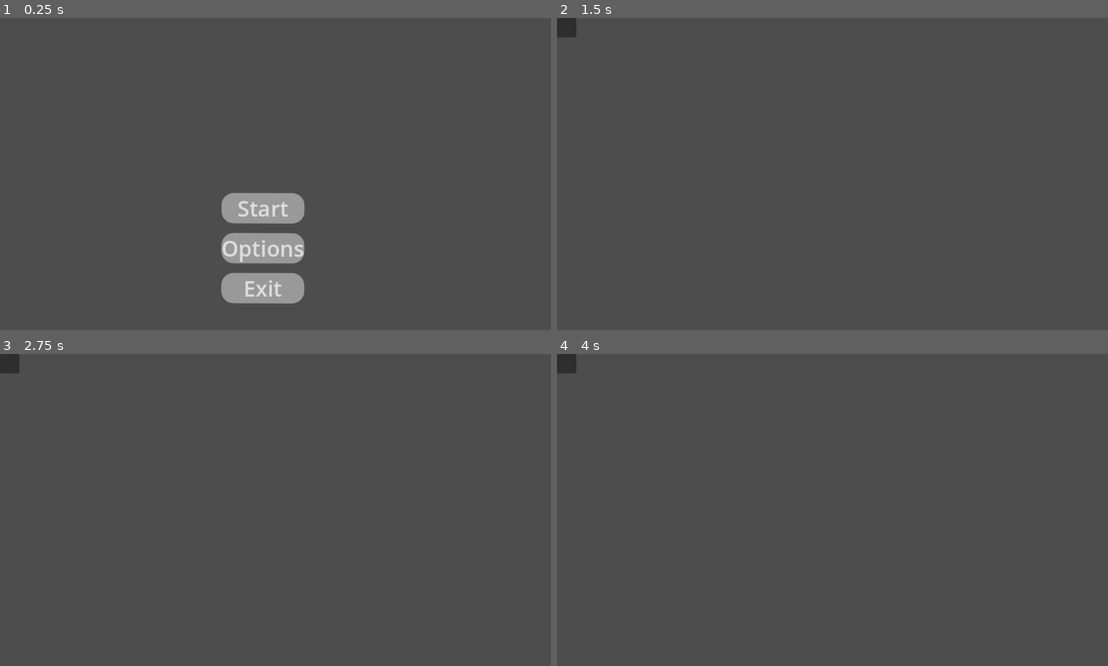
Above: before the commit, frames 1-4 (two rows, left to right).
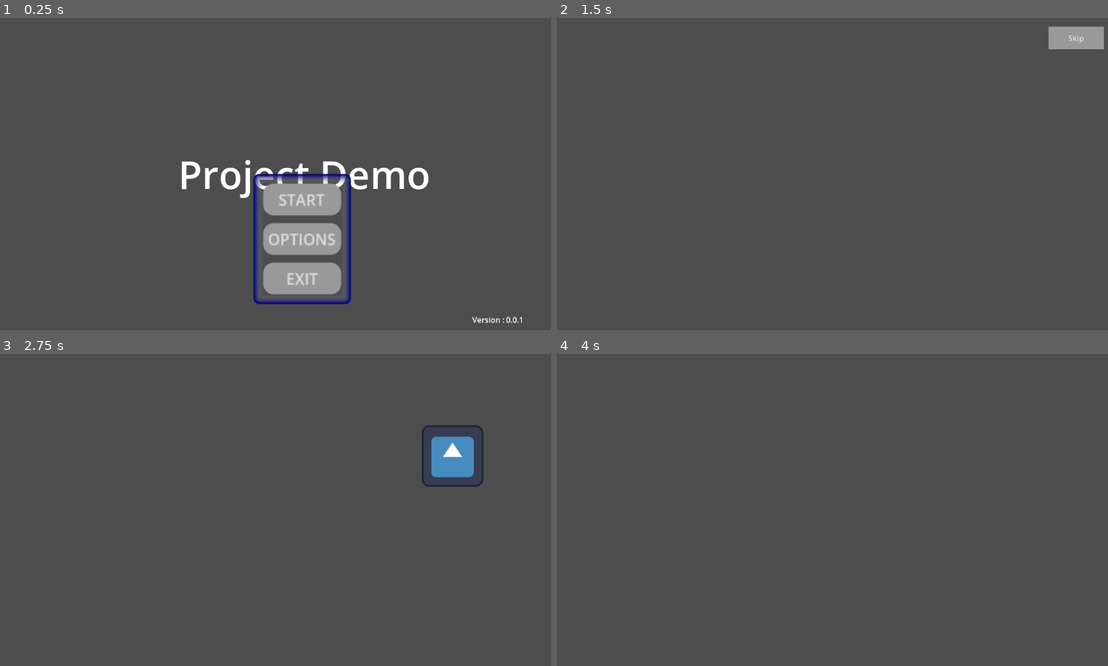
Above: after the commit, the same moments.

Repository: nakamura85/ProjectDemo_V0.0.1
Game: Godot game, scene res://mainMenu.tscn
Same seed, same stepped clock (60 frames per second), same inputs: the game is played once before the commit and once after it. The engine's default icon, where the game draws it, is replaced by a stand-in: a white triangle on a blue panel in a dark square.
Inputs (mouse positions are in pixels of both pictures, inside the frame that each line leads up to):
- Up to frame 1 (0.25 s): no input
- Up to frame 2 (1.5 s): click "Options" (after the commit: "OPTIONS") at 0.5 s; click "Start" (after the commit: "START") at 1.25 s
- Up to frame 3 (2.75 s): click (517, 372) at 2 s, where only the run after the commit has a clickable "Skip"
- Up to frame 4 (4 s): no input

The runs differ from the first frame. In frame 1, 8.3% of the frame differs, in the area x 32-95%, y 45-98%; in frame 2, 1.0%; in frame 3, 1.5%; in frame 4, 0.2%.

Commit message:
Patch 0.0.1N

Diff:
--- a/projectx_v0.0.1/Scence1.tscn
+++ /dev/null
@@ -1,27 +0,0 @@
-[gd_scene load_steps=3 format=3 uid="uid://dqyp7tsaaexie"]
-
-[ext_resource type="Texture2D" uid="uid://b7jtj8jm8pbs8" path="res://Resources/1920x1080-bright-green-solid-color-background.jpg" id="1_256ka"]
-
-[sub_resource type="RectangleShape2D" id="RectangleShape2D_l36h0"]
-size = Vector2(1897.8499, 1067.8486)
-
-[node name="Scence1" type="Node2D"]
-
-[node name="Sprite2D" type="Sprite2D" parent="."]
-position = Vector2(2006.0001, 1475)
-scale = Vector2(2.121875, 0.08888899)
-texture = ExtResource("1_256ka")
-
-[node name="StaticBody2D" type="StaticBody2D" parent="Sprite2D"]
-
-[node name="CollisionShape2D" type="CollisionShape2D" parent="Sprite2D/StaticBody2D"]
-position = Vector2(1.6494141, -27.675781)
-shape = SubResource("RectangleShape2D_l36h0")
-
-[node name="Label" type="Label" parent="."]
-offset_left = 1078.0
-offset_top = 652.0
-offset_right = 1351.0
-offset_bottom = 748.0
-theme_override_font_sizes/font_size = 70
-text = "Scence1"
--- /dev/null
+++ b/projectx_v0.0.1/Scene1.tscn
@@ -0,0 +1,30 @@
+[gd_scene load_steps=6 format=3 uid="uid://cphx45mtg6qrj"]
+
+[ext_resource type="Script" uid="uid://d0nogrc4st0k1" path="res://scene.gd" id="1_wpdt7"]
+[ext_resource type="Texture2D" uid="uid://b7jtj8jm8pbs8" path="res://Resources/1920x1080-bright-green-solid-color-background.jpg" id="2_x3g6e"]
+[ext_resource type="PackedScene" uid="uid://c64h2v22qn6y0" path="res://player.tscn" id="3_30lbi"]
+
+[sub_resource type="RectangleShape2D" id="RectangleShape2D_x3g6e"]
+size = Vector2(1222.5, 84)
+
+[sub_resource type="PhysicsMaterial" id="PhysicsMaterial_30lbi"]
+bounce = 0.2
+
+[node name="Scene1" type="Node2D"]
+script = ExtResource("1_wpdt7")
+
+[node name="StaticBody2D" type="StaticBody2D" parent="."]
+
+[node name="Sprite2D" type="Sprite2D" parent="StaticBody2D"]
+position = Vector2(574, 633.99994)
+scale = Vector2(0.62083334, 0.08333343)
+texture = ExtResource("2_x3g6e")
+
+[node name="CollisionShape2D" type="CollisionShape2D" parent="StaticBody2D"]
+position = Vector2(569, 632)
+shape = SubResource("RectangleShape2D_x3g6e")
+
+[node name="Player" parent="." instance=ExtResource("3_30lbi")]
+position = Vector2(939, 4)
+mass = 0.2
+physics_material_override = SubResource("PhysicsMaterial_30lbi")
--- a/projectx_v0.0.1/exitButton.gd
+++ /dev/null
@@ -1,5 +0,0 @@
-extends Button
-
-
-func _on_pressed() -> void:
-	get_tree().quit()
--- a/projectx_v0.0.1/mainMenu.tscn
+++ b/projectx_v0.0.1/mainMenu.tscn
@@ -1,84 +1,143 @@
-[gd_scene load_steps=7 format=3 uid="uid://r3antjychlqb"]
+[gd_scene load_steps=9 format=3 uid="uid://eeu43ccekkpj"]
 
-[ext_resource type="Script" uid="uid://bepdc6tg46iie" path="res://button.gd" id="1_wut1r"]
-[ext_resource type="Script" uid="uid://dl5fdc0vtheh8" path="res://exitButton.gd" id="2_83s16"]
+[ext_resource type="Script" uid="uid://bp5aect66ixeq" path="res://main_menu.gd" id="1_wut1r"]
+[ext_resource type="Script" uid="uid://b5eehmttls5oj" path="res://startBtn.gd" id="2_83s16"]
 
-[sub_resource type="StyleBoxTexture" id="StyleBoxTexture_l1xq8"]
-
-[sub_resource type="StyleBoxFlat" id="StyleBoxFlat_l1xq8"]
-corner_radius_top_left = 25
-corner_radius_top_right = 25
-corner_radius_bottom_right = 25
-corner_radius_bottom_left = 25
+[sub_resource type="StyleBoxFlat" id="StyleBoxFlat_83s16"]
+bg_color = Color(0.6, 0.6, 0.6, 0)
 
 [sub_resource type="StyleBoxFlat" id="StyleBoxFlat_wut1r"]
-corner_radius_top_left = 25
-corner_radius_top_right = 25
-corner_radius_bottom_right = 25
-corner_radius_bottom_left = 25
+bg_color = Color(0.6, 0.6, 0.6, 0)
+border_width_left = 10
+border_width_top = 10
+border_width_right = 10
+border_width_bottom = 10
+border_color = Color(0, 0, 0.4627451, 1)
+border_blend = true
+corner_radius_top_left = 5
+corner_radius_top_right = 5
+corner_radius_bottom_right = 5
+corner_radius_bottom_left = 5
 
-[sub_resource type="StyleBoxFlat" id="StyleBoxFlat_83s16"]
-corner_radius_top_left = 25
-corner_radius_top_right = 25
-corner_radius_bottom_right = 25
-corner_radius_bottom_left = 25
+[sub_resource type="StyleBoxFlat" id="StyleBoxFlat_wc2lj"]
+border_width_left = 5
+border_width_top = 5
+border_width_right = 5
+border_width_bottom = 5
+border_color = Color(0.6, 0.6, 0.6, 1)
+corner_radius_top_left = 10
+corner_radius_top_right = 10
+corner_radius_bottom_right = 10
+corner_radius_bottom_left = 10
 
-[node name="MainMenu" type="Control"]
+[sub_resource type="StyleBoxFlat" id="StyleBoxFlat_c3jr6"]
+
+[sub_resource type="StyleBoxFlat" id="StyleBoxFlat_w7d22"]
+border_width_left = 5
+border_width_top = 5
+border_width_right = 5
+border_width_bottom = 5
+border_color = Color(0.6, 0.6, 0.6, 1)
+corner_radius_top_left = 10
+corner_radius_top_right = 10
+corner_radius_bottom_right = 10
+corner_radius_bottom_left = 10
+
+[sub_resource type="StyleBoxFlat" id="StyleBoxFlat_wked4"]
+border_width_left = 5
+border_width_top = 5
+border_width_right = 5
+border_width_bottom = 5
+border_color = Color(0.6, 0.6, 0.6, 1)
+corner_radius_top_left = 10
+corner_radius_top_right = 10
+corner_radius_bottom_right = 10
+corner_radius_bottom_left = 10
+
+[node name="Control" type="Control"]
 layout_mode = 3
-anchors_preset = 15
-anchor_right = 1.0
-anchor_bottom = 1.0
-offset_top = -8.0
-offset_right = 6.0
-offset_bottom = -5.0
-grow_horizontal = 2
-grow_vertical = 2
-rotation = 0.00307102
-
-[node name="Panel" type="Panel" parent="."]
-layout_mode = 1
 anchors_preset = 15
 anchor_right = 1.0
 anchor_bottom = 1.0
 grow_horizontal = 2
 grow_vertical = 2
-theme_override_styles/panel = SubResource("StyleBoxTexture_l1xq8")
+script = ExtResource("1_wut1r")
 
-[node name="BoxContainer" type="BoxContainer" parent="."]
+[node name="Tittle" type="Label" parent="."]
 layout_mode = 1
 anchors_preset = 8
 anchor_left = 0.5
 anchor_top = 0.5
 anchor_right = 0.5
 anchor_bottom = 0.5
-offset_left = -117.863
-offset_top = 44.0856
-offset_right = 54.1372
-offset_bottom = 273.086
+offset_left = 54.5
+offset_top = -55.0
+offset_right = 55.5
+offset_bottom = 55.0
 grow_horizontal = 2
 grow_vertical = 2
-theme_override_constants/separation = 20
-vertical = true
+theme_override_font_sizes/font_size = 80
+theme_override_styles/normal = SubResource("StyleBoxFlat_83s16")
 
-[node name="Button" type="Button" parent="BoxContainer"]
+[node name="VersionControl" type="Label" parent="."]
+layout_mode = 1
+anchors_preset = 3
+anchor_left = 1.0
+anchor_top = 1.0
+anchor_right = 1.0
+anchor_bottom = 1.0
+offset_left = -172.0
+offset_top = -33.0
+offset_right = -105.0
+offset_bottom = -10.0
+grow_horizontal = 0
+grow_vertical = 0
+text = "Version :"
+
+[node name="VersionCode" type="Label" parent="VersionControl"]
+layout_mode = 0
+offset_left = 70.0
+offset_right = 110.0
+offset_bottom = 23.0
+
+[node name="PanelContainer" type="PanelContainer" parent="."]
+layout_mode = 1
+anchors_preset = 7
+anchor_left = 0.5
+anchor_top = 1.0
+anchor_right = 0.5
+anchor_bottom = 1.0
+offset_left = -39.5
+offset_top = -298.0
+offset_right = 39.5
+offset_bottom = -189.0
+grow_horizontal = 2
+grow_vertical = 0
+scale = Vector2(2, 2)
+theme_override_styles/panel = SubResource("StyleBoxFlat_wut1r")
+
+[node name="VBoxContainer" type="VBoxContainer" parent="PanelContainer"]
 layout_mode = 2
-theme_override_font_sizes/font_size = 45
-theme_override_styles/normal = SubResource("StyleBoxFlat_l1xq8")
-text = "Start"
-script = ExtResource("1_wut1r")
+size_flags_horizontal = 4
+size_flags_vertical = 4
+theme_override_constants/separation = 8
 
-[node name="Button2" type="Button" parent="BoxContainer"]
+[node name="Button" type="Button" parent="PanelContainer/VBoxContainer"]
 layout_mode = 2
-theme_override_font_sizes/font_size = 45
-theme_override_styles/normal = SubResource("StyleBoxFlat_wut1r")
-text = "Options"
-
-[node name="Button3" type="Button" parent="BoxContainer"]
-layout_mode = 2
-theme_override_font_sizes/font_size = 45
-theme_override_styles/normal = SubResource("StyleBoxFlat_83s16")
-text = "Exit"
+theme_override_styles/normal = SubResource("StyleBoxFlat_wc2lj")
+theme_override_styles/normal_mirrored = SubResource("StyleBoxFlat_c3jr6")
+text = "START"
 script = ExtResource("2_83s16")
 
-[connection signal="pressed" from="BoxContainer/Button" to="BoxContainer/Button" method="_on_pressed"]
-[connection signal="pressed" from="BoxContainer/Button3" to="BoxContainer/Button3" method="_on_pressed"]
+[node name="Button2" type="Button" parent="PanelContainer/VBoxContainer"]
+layout_mode = 2
+theme_override_styles/normal = SubResource("StyleBoxFlat_w7d22")
+text = "OPTIONS"
+
+[node name="Button3" type="Button" parent="PanelContainer/VBoxContainer"]
+layout_mode = 2
+theme_override_styles/normal = SubResource("StyleBoxFlat_wked4")
+text = "EXIT"
+
+[connection signal="ready" from="." to="." method="_on_ready"]
+[connection signal="pressed" from="PanelContainer/VBoxContainer/Button" to="PanelContainer/VBoxContainer/Button" method="_on_pressed"]
--- /dev/null
+++ b/projectx_v0.0.1/main_menu.gd
@@ -0,0 +1,20 @@
+extends Control
+
+func _ready() -> void:
+	var config_path = "res://config.txt"
+	var file = FileAccess.open(config_path, FileAccess.READ)
+
+	if file == null:
+		print_debug("Error: Could not open file ", config_path)
+		return
+
+	var lines = file.get_as_text().split("\n")
+	file.close()
+
+	# Set first line to Label (if it exists)
+	if lines.size() > 0:
+		$Tittle.text = lines[0]
+
+	# Set second line to Label3 (if it exists)
+	if lines.size() > 1:
+		$VersionControl/VersionCode.text = lines[1]
--- /dev/null
+++ b/projectx_v0.0.1/player.tscn
@@ -0,0 +1,15 @@
+[gd_scene load_steps=3 format=3 uid="uid://c64h2v22qn6y0"]
+
+[ext_resource type="Texture2D" uid="uid://21d287wu2843" path="res://icon.svg" id="1_4flbx"]
+
+[sub_resource type="RectangleShape2D" id="RectangleShape2D_onrkg"]
+size = Vector2(122, 125)
+
+[node name="Player" type="RigidBody2D"]
+
+[node name="Sprite2D" type="Sprite2D" parent="."]
+texture = ExtResource("1_4flbx")
+
+[node name="CollisionShape2D" type="CollisionShape2D" parent="."]
+position = Vector2(0, -0.5)
+shape = SubResource("RectangleShape2D_onrkg")
--- a/projectx_v0.0.1/project.godot
+++ b/projectx_v0.0.1/project.godot
@@ -11,7 +11,7 @@
 [application]
 
 config/name="ProjectX_V0.0.1"
-run/main_scene="uid://r3antjychlqb"
+run/main_scene="uid://eeu43ccekkpj"
 config/features=PackedStringArray("4.5", "GL Compatibility")
 config/icon="res://icon.svg"
 
--- /dev/null
+++ b/projectx_v0.0.1/scene.gd
@@ -0,0 +1,15 @@
+extends Node2D
+
+func _ready():
+	var screen_size = get_viewport().get_visible_rect().size
+
+	# 找到子节点
+	var collision = $StaticBody2D/CollisionShape2D
+
+	# 把 RigidBody2D 固定在底部
+	$StaticBody2D.position = Vector2(screen_size.x / 2, screen_size.y - 20)
+
+	# 碰撞形状
+	var shape = RectangleShape2D.new()
+	shape.extents = Vector2(screen_size.x / 2, 10)
+	collision.shape = shape
--- /dev/null
+++ b/projectx_v0.0.1/skipBtn.gd
@@ -0,0 +1,5 @@
+extends Button
+
+
+func _on_pressed() -> void:
+	get_tree().change_scene_to_file("res://Scene1.tscn")
--- a/projectx_v0.0.1/skipbutton.gd
+++ /dev/null
@@ -1,5 +0,0 @@
-extends Button
-
-
-func _on_pressed() -> void:
-	get_tree().change_scene_to_file("res://Scence1.tscn")
--- a/projectx_v0.0.1/button.gd
+++ b/projectx_v0.0.1/startBtn.gd
@@ -1,4 +1,5 @@
 extends Button
+
 
 
 func _on_pressed() -> void:
--- a/projectx_v0.0.1/tutorialMenu.tscn
+++ b/projectx_v0.0.1/tutorialMenu.tscn
@@ -1,28 +1,40 @@
-[gd_scene load_steps=2 format=3 uid="uid://bt5rnyna0ejnn"]
+[gd_scene load_steps=4 format=3 uid="uid://deqyjfaxwvrmh"]
 
-[ext_resource type="Script" uid="uid://b1g6e43fgvlkv" path="res://skipButton.gd" id="1_x2p0b"]
+[ext_resource type="Script" uid="uid://bsabs0i8cbg5b" path="res://skipBtn.gd" id="1_x2p0b"]
 
-[node name="TutorialMenu" type="Node2D"]
+[sub_resource type="StyleBoxFlat" id="StyleBoxFlat_x6vxi"]
+bg_color = Color(0.6, 0.6, 0.6, 0)
 
-[node name="Panel" type="Panel" parent="."]
-offset_right = 40.0
-offset_bottom = 40.0
+[sub_resource type="StyleBoxFlat" id="StyleBoxFlat_x2p0b"]
 
-[node name="Label" type="Label" parent="Panel"]
-layout_mode = 0
-offset_left = 1020.0
-offset_top = 651.0
-offset_right = 1703.0
-offset_bottom = 788.0
-theme_override_font_sizes/font_size = 100
-text = "Tutorial menu"
+[node name="TutorialMenu" type="Control"]
+layout_mode = 3
+anchors_preset = 15
+anchor_right = 1.0
+anchor_bottom = 1.0
+grow_horizontal = 2
+grow_vertical = 2
+
+[node name="PanelContainer" type="PanelContainer" parent="."]
+layout_mode = 1
+anchors_preset = 15
+anchor_right = 1.0
+anchor_bottom = 1.0
+grow_horizontal = 2
+grow_vertical = 2
+theme_override_styles/panel = SubResource("StyleBoxFlat_x6vxi")
 
 [node name="Button" type="Button" parent="."]
-offset_left = 2375.0
-offset_top = 35.0
-offset_right = 2504.0
-offset_bottom = 126.0
-theme_override_font_sizes/font_size = 60
+layout_mode = 1
+anchors_preset = 1
+anchor_left = 1.0
+anchor_right = 1.0
+offset_left = -132.0
+offset_top = 18.0
+offset_right = -17.0
+offset_bottom = 65.0
+grow_horizontal = 0
+theme_override_styles/normal = SubResource("StyleBoxFlat_x2p0b")
 text = "Skip"
 script = ExtResource("1_x2p0b")
 
Not shown, removed: projectx_v0.0.1/button.gd.uid
Not shown, added: projectx_v0.0.1/config.txt
Not shown, removed: projectx_v0.0.1/exitButton.gd.uid
Not shown, added: projectx_v0.0.1/main_menu.gd.uid
Not shown, added: projectx_v0.0.1/scene.gd.uid
Not shown, added: projectx_v0.0.1/skipBtn.gd.uid
Not shown, removed: projectx_v0.0.1/skipbutton.gd.uid
Not shown, added: projectx_v0.0.1/startBtn.gd.uid
